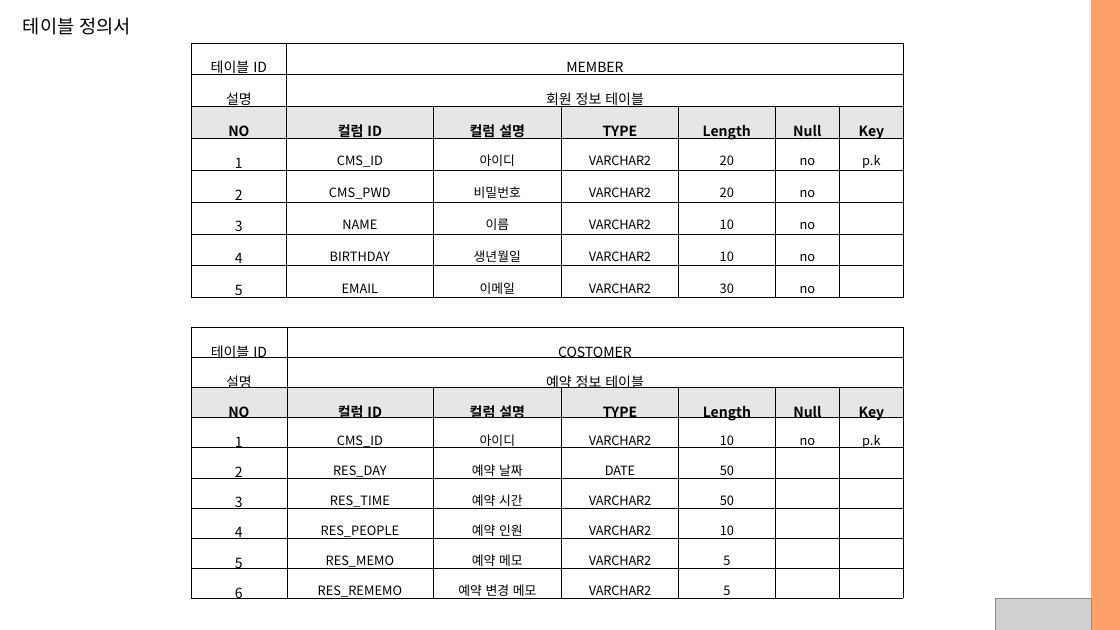
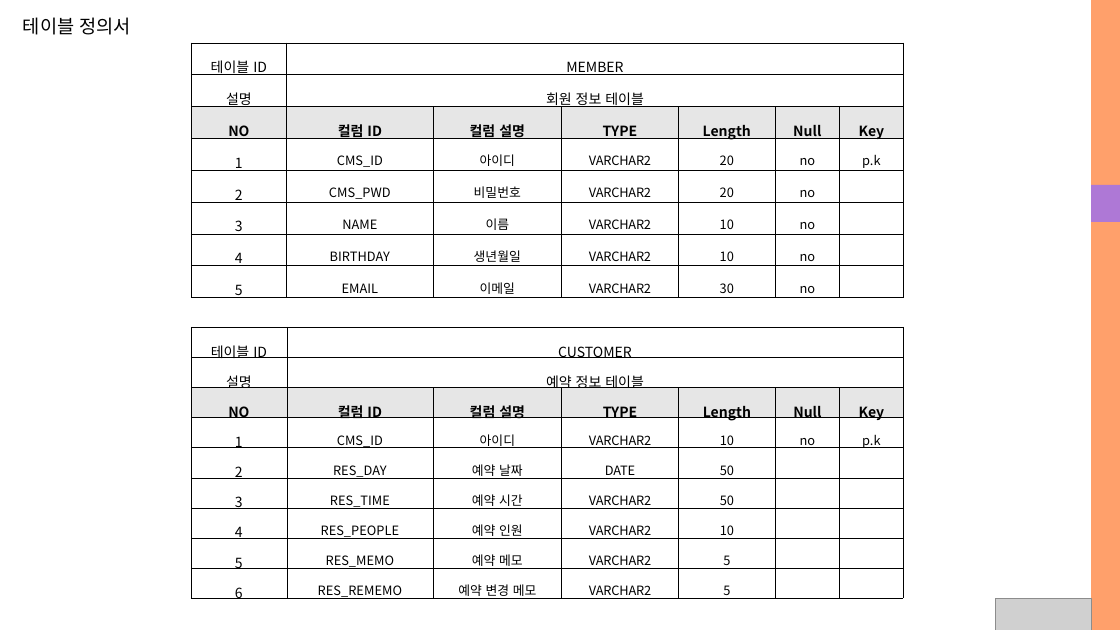
Before and after one commit to jiyun1013/Portfolio_num1, a slide deck: slide 30 of Portfolio_num1/src/Main/Portfolio_num1.pptx. Drawn at 1120x630 pixels with LibreOffice and Linux fonts; fonts in the diff are those of the drawing; grey boxes stand for pictures. Boxes give left, top, right and bottom in pixels: in the first picture for what was removed or moved away, otherwise in the second. Text is boxed around its words. In the diff, an @@ line names an element or a change of style, - is before the commit and + after.

```diff
--- a/Portfolio_num1/src/Main/Portfolio_num1.pptx
+++ b/Portfolio_num1/src/Main/Portfolio_num1.pptx
@@ rectangle added at (1091, 185, 1120, 222), fill #AE78D6 @@
@@ table at (192, 327, 904, 603) @@
-row 1, column 2: COSTOMER
+row 1, column 2: CUSTOMER
```
Also in this commit, not shown: 29 other slides changed.
